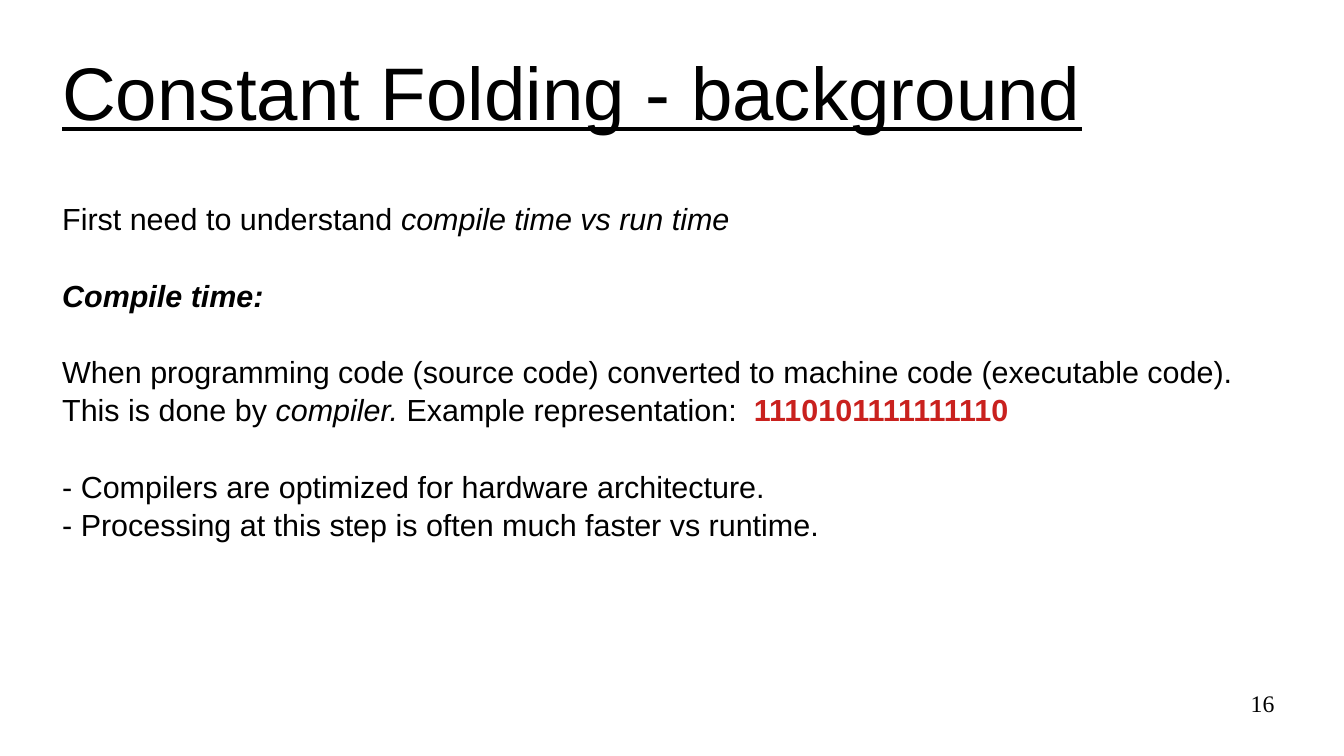
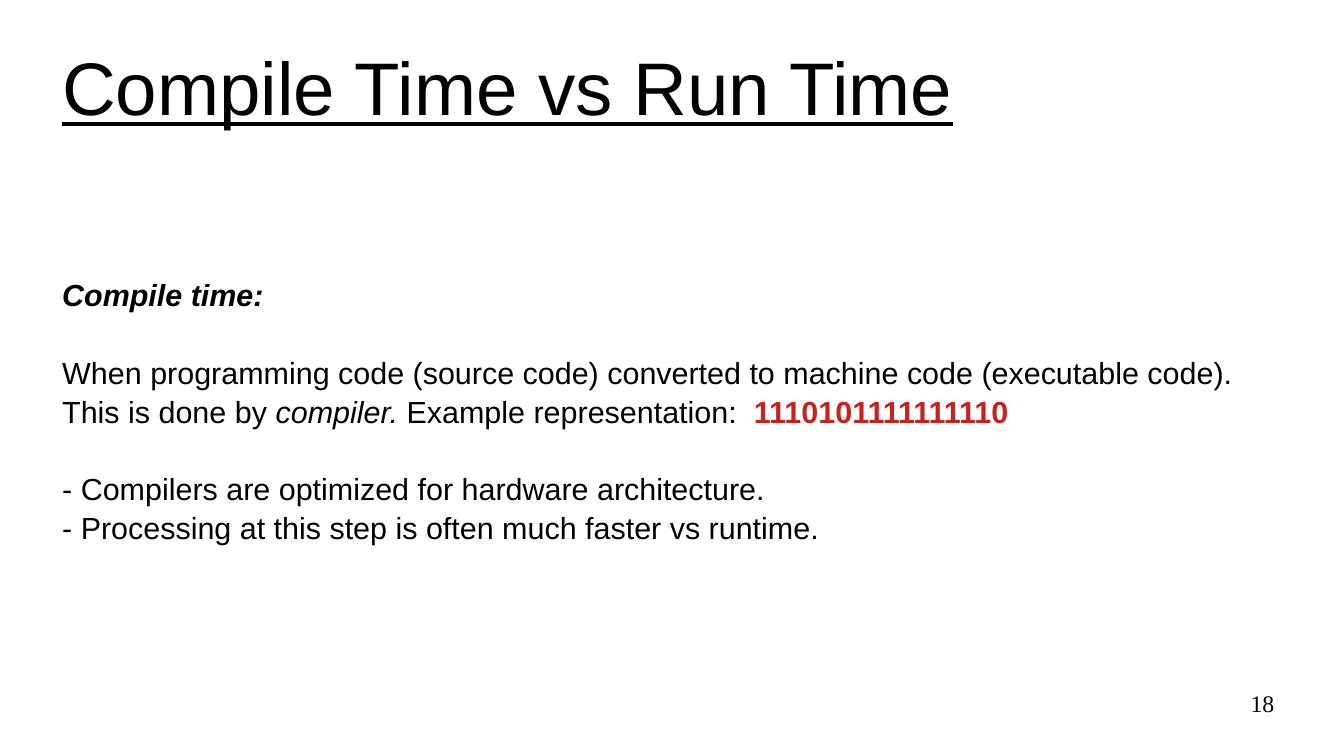
Before and after one commit to UVADS/distributed_computing, a slide deck: slide 18 of 03_dataframes_and_spark_sql/content_catalyst_optimizer/catalyst_optimizer_for_spark_sql.ppt (slide 16 before the commit). Drawn at 1344x756 pixels with LibreOffice and Linux fonts; fonts in the diff are those of the drawing. Boxes give left, top, right and bottom in pixels: in the first picture for what was removed or moved away, otherwise in the second. Text is boxed around its words. In the diff, an @@ line names an element or a change of style, - is before the commit and + after.

```diff
--- a/03_dataframes_and_spark_sql/content_catalyst_optimizer/catalyst_optimizer_for_spark_sql.ppt
+++ b/03_dataframes_and_spark_sql/content_catalyst_optimizer/catalyst_optimizer_for_spark_sql.ppt
@@ title at [62, 61, 952, 129]: text changed @@
-Constant Folding - background
+Compile Time vs Run Time
@@ subtitle at [62, 208, 730, 236]: paragraph removed @@
-First need to understand compile time vs run time
@@ page number at [1251, 696, 1275, 713]: text changed @@
-16
+18
```
Also in this commit, not shown: 6 other slides changed, 8 slides added, 3 slides removed.
